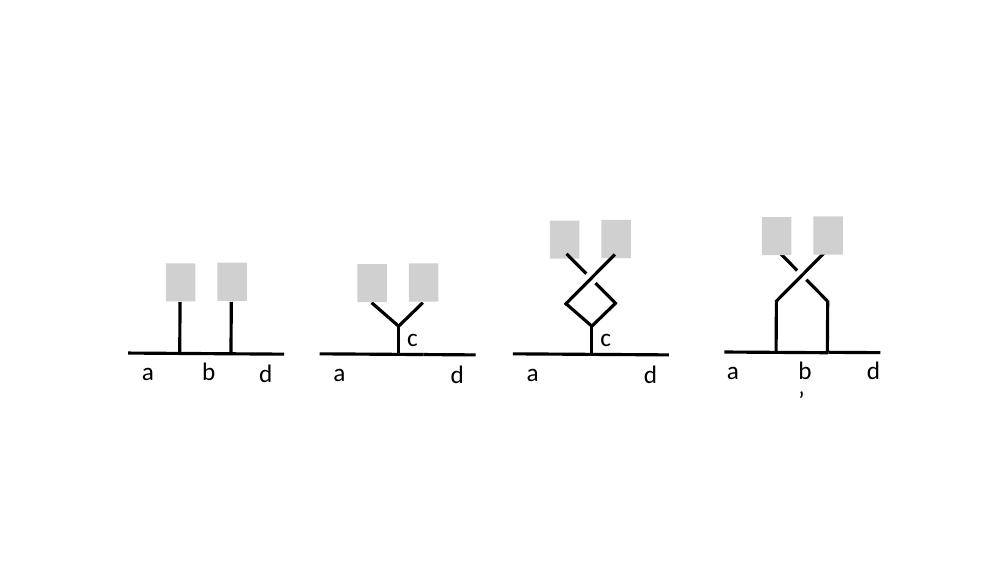
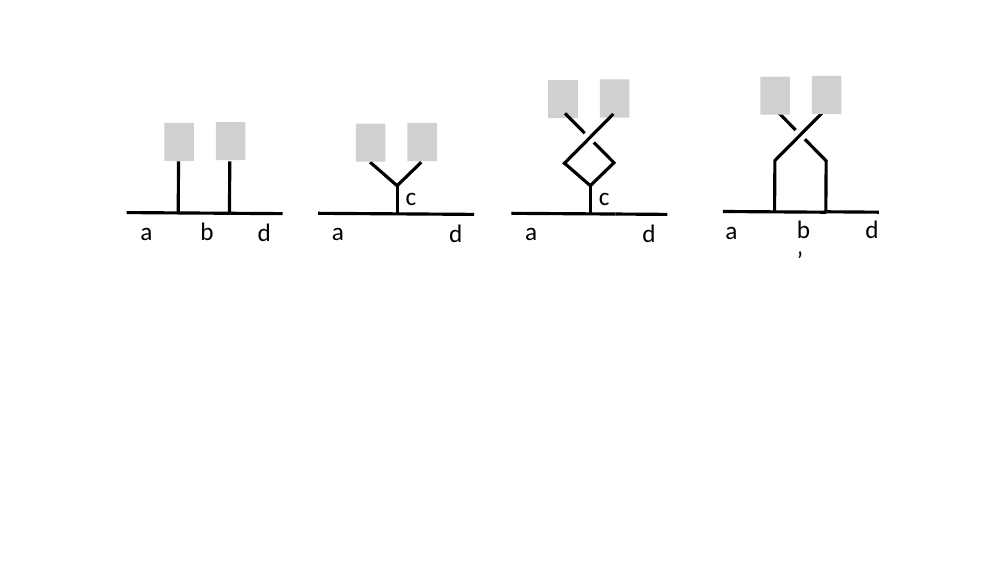
Before and after one commit to yk-liu/yk-liu.github.io, a slide deck: slide 31 of _posts/2019-05-14-Introduction-to-QC-and-TQC-Ising-Anyons/assets/pics.source.pptx. Drawn at 1008x567 pixels with LibreOffice and Linux fonts; fonts in the diff are those of the drawing; grey boxes stand for pictures. Boxes give left, top, right and bottom in pixels: in the first picture for what was removed or moved away, otherwise in the second. Text is boxed around its words. In the diff, an @@ line names an element or a change of style, - is before the commit and + after.

```diff
--- a/_posts/2019-05-14-Introduction-to-QC-and-TQC-Ising-Anyons/assets/pics.source.pptx
+++ b/_posts/2019-05-14-Introduction-to-QC-and-TQC-Ising-Anyons/assets/pics.source.pptx
@@ 22 lines, 12 texts, 8 pictures, 2 ellipses: place and size @@
-22 lines, 12 texts, 8 pictures, 2 ellipses at [129, 216, 881, 383]
+22 lines, 12 texts, 8 pictures, 2 ellipses at [127, 76, 879, 242]
```
Also in this commit, not shown: 2 other slides changed, 1 slide added, 5 other files.
